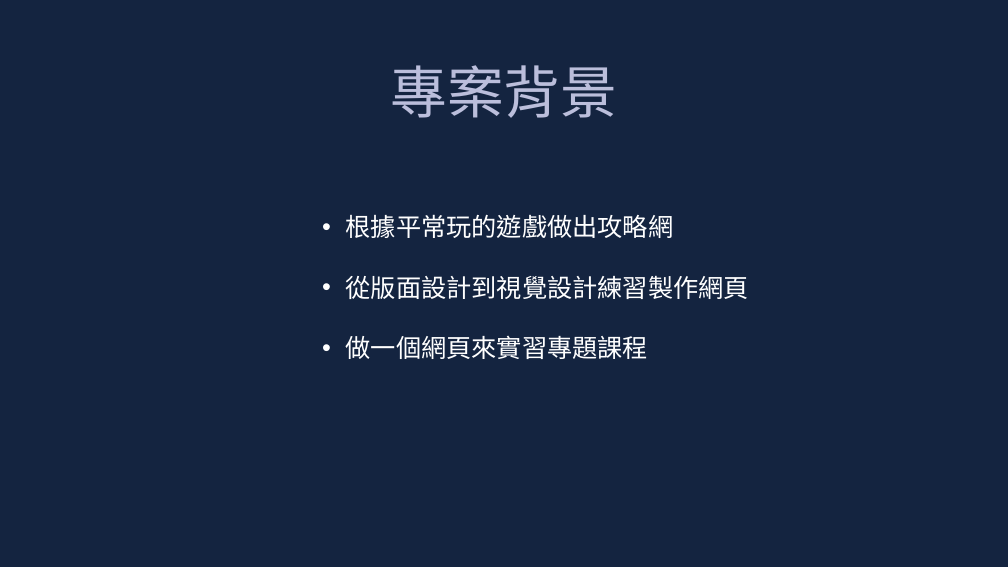
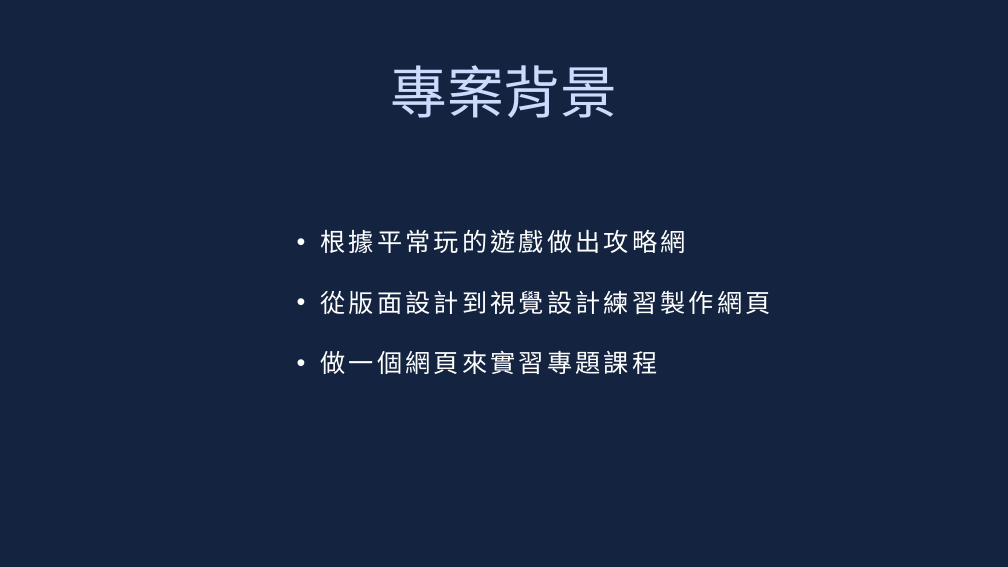
Before and after one commit to leonasdev/WebMidProject, a slide deck: slide 3 of 企劃書.pptx. Drawn at 1008x567 pixels with LibreOffice and Linux fonts; fonts in the diff are those of the drawing. Boxes give left, top, right and bottom in pixels: in the first picture for what was removed or moved away, otherwise in the second. Text is boxed around its words. In the diff, an @@ line names an element or a change of style, - is before the commit and + after.

```diff
--- a/企劃書.pptx
+++ b/企劃書.pptx
@@ title "專案背景" at [391, 65, 618, 118]: text colour #BBBEDB to #CCDBFD @@
@@ text "根據平常玩的遊戲做出攻略網": place and size @@
-text "根據平常玩的遊戲做出攻略網" at [346, 214, 749, 359]
+text "根據平常玩的遊戲做出攻略網" at [320, 229, 770, 374]
@@ text "根據平常玩的遊戲做出攻略網" at [320, 229, 770, 374]: letter spacing 0 to 3 pt @@
```
Also in this commit, not shown: 8 other slides changed.
